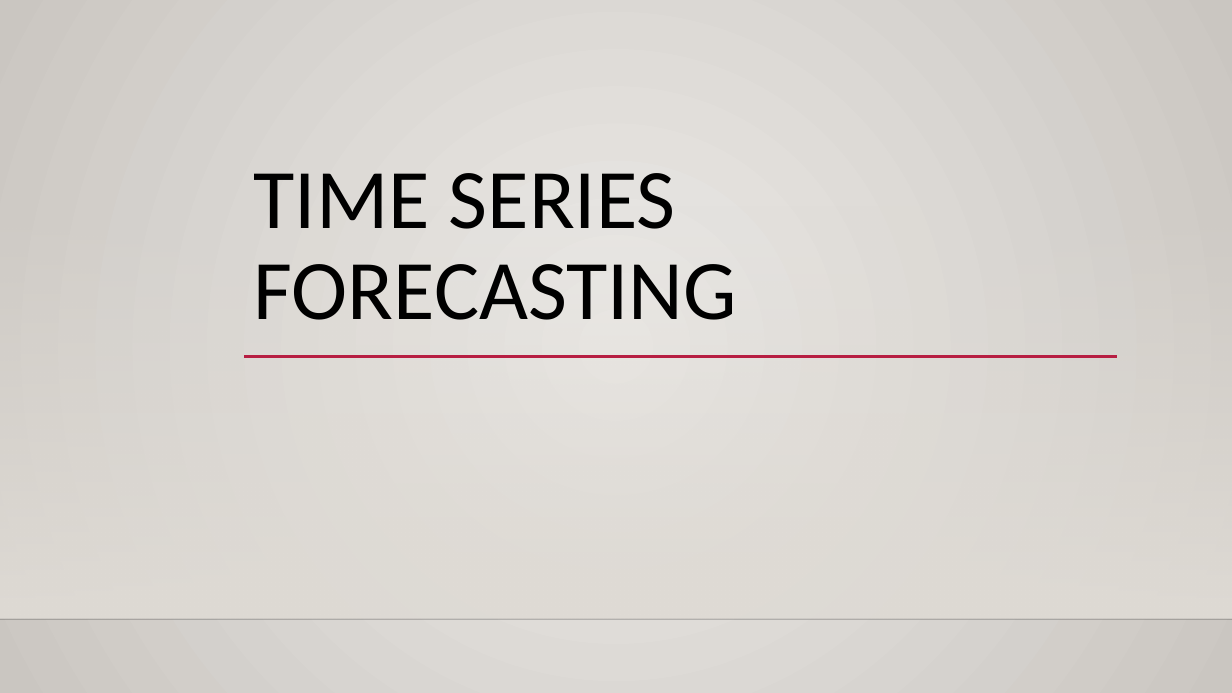
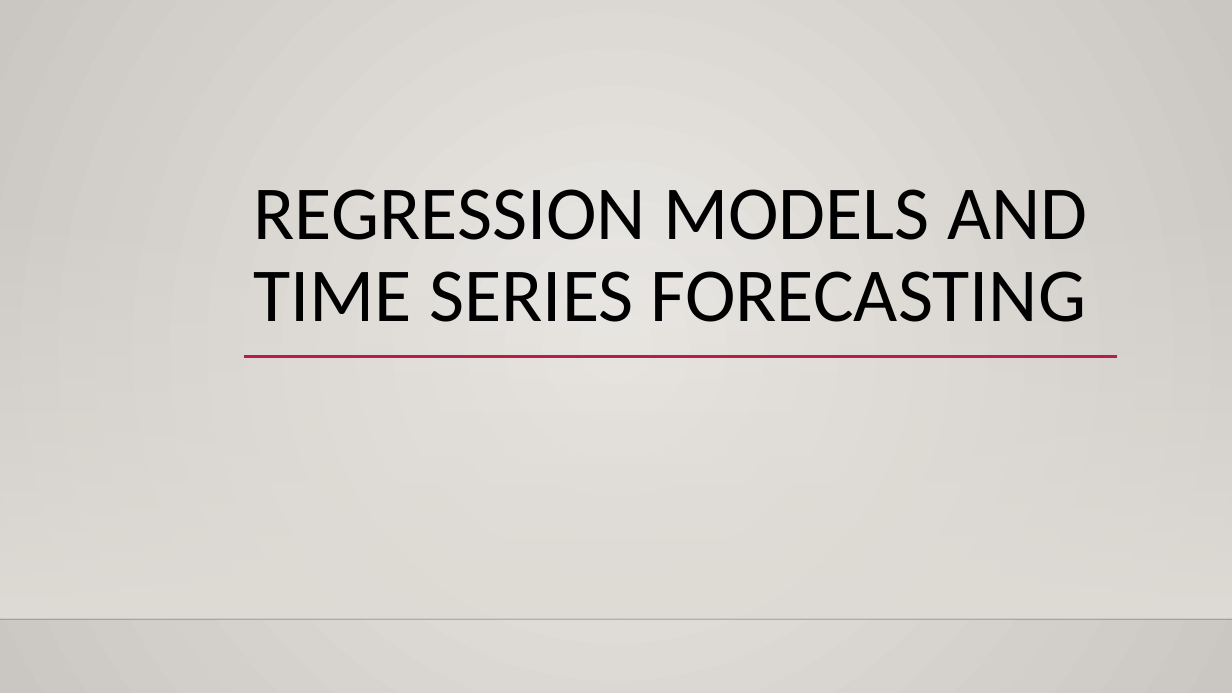
Before and after one commit to AkeemSemper/ml_datasets, a slide deck: slide 4 of slides/TimeSeries.pptx (slide 2 before the commit). Drawn at 1232x693 pixels with LibreOffice and Linux fonts; fonts in the diff are those of the drawing; background and template pictures are left out. Boxes give left, top, right and bottom in pixels: in the first picture for what was removed or moved away, otherwise in the second. Text is boxed around its words. In the diff, an @@ line names an element or a change of style, - is before the commit and + after.

```diff
--- a/slides/TimeSeries.pptx
+++ b/slides/TimeSeries.pptx
@@ title at bbox=[254, 189, 1087, 322]: text changed; size 66 to 59.4 pt @@
-TIME SERIES FORECASTING
+REGRESSION MODELS AND TIME SERIES FORECASTING
```
Also in this commit, not shown: 16 slides added, 1 slide removed, 1 other file.
